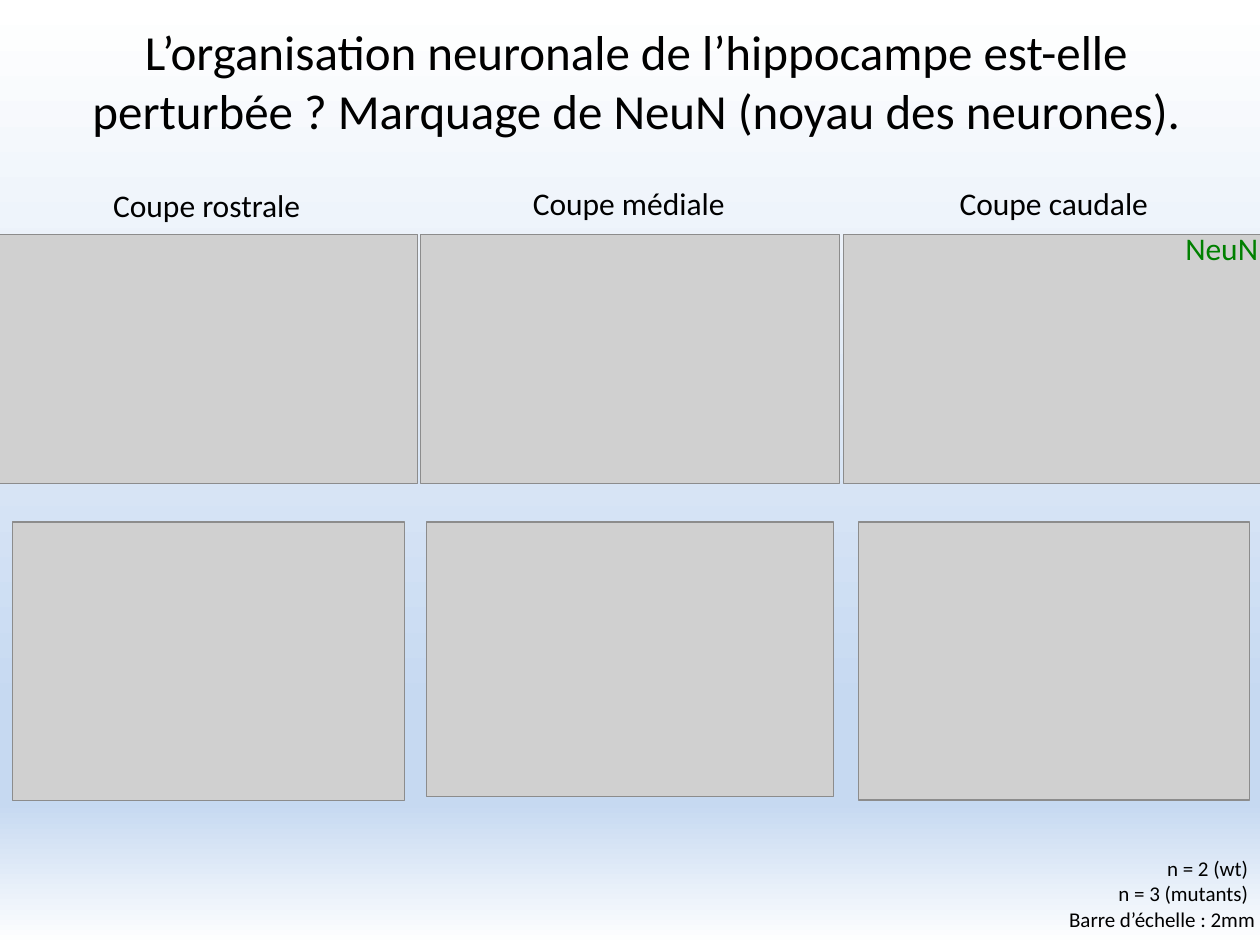
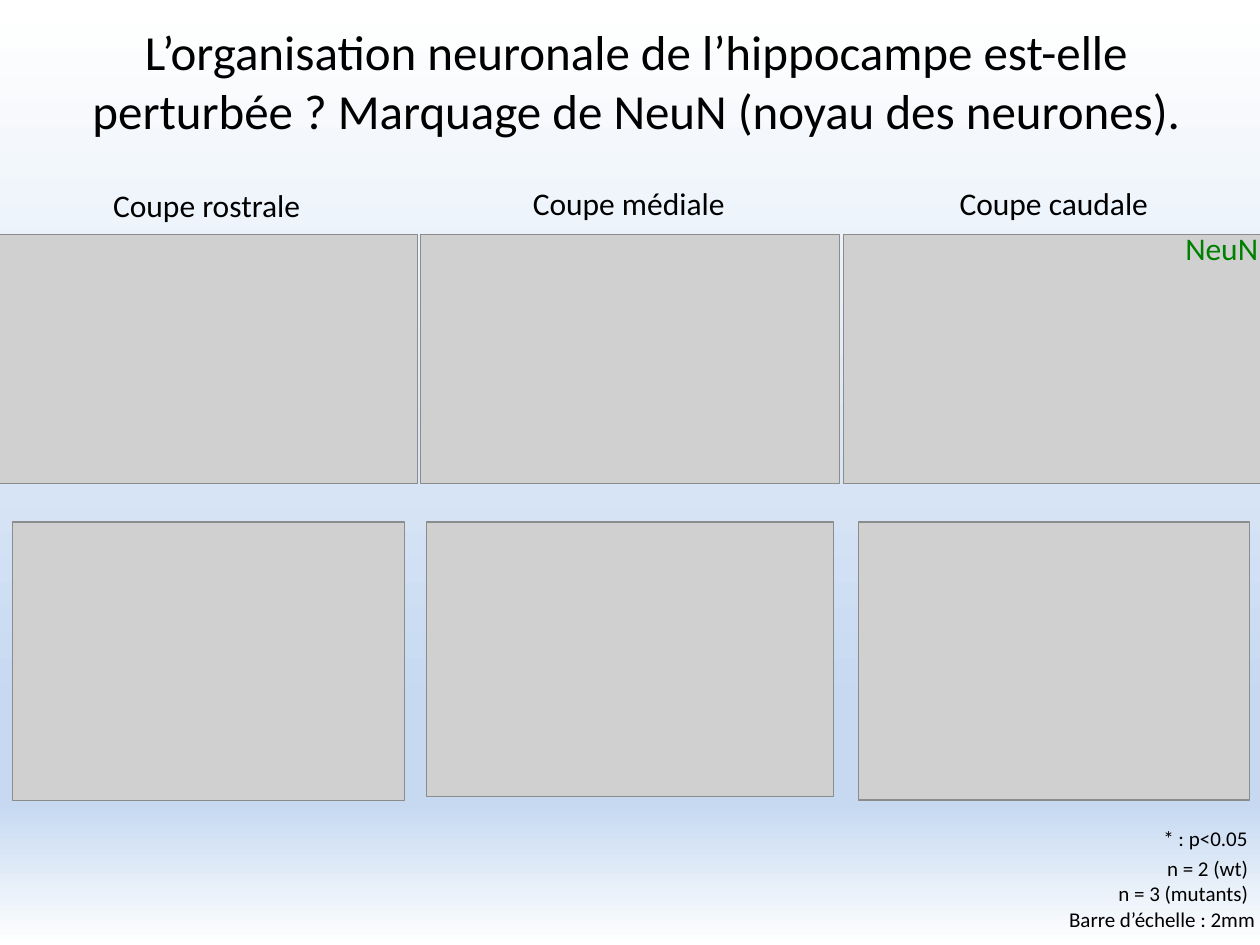
Before and after one commit to FlorentKl/rapport-m2, a slide deck: slide 7 of Présentation Oral.pptx. Drawn at 1260x945 pixels with LibreOffice and Linux fonts; fonts in the diff are those of the drawing; grey boxes stand for pictures. Boxes give left, top, right and bottom in pixels: in the first picture for what was removed or moved away, otherwise in the second. Text is boxed around its words. In the diff, an @@ line names an element or a change of style, - is before the commit and + after.

```diff
--- a/Présentation Oral.pptx
+++ b/Présentation Oral.pptx
@@ text added at (1189,832,1248,850), 12 pt, text #000000 @@
+* : p<0.05
```
Also in this commit, not shown: 9 other slides changed.
